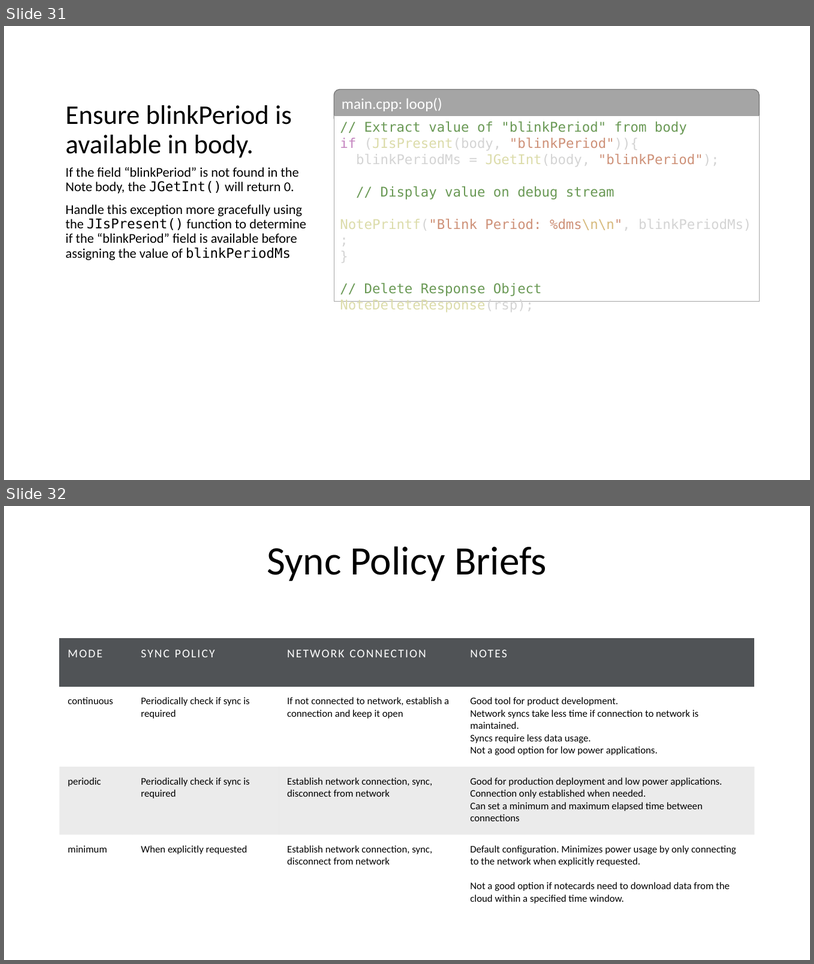
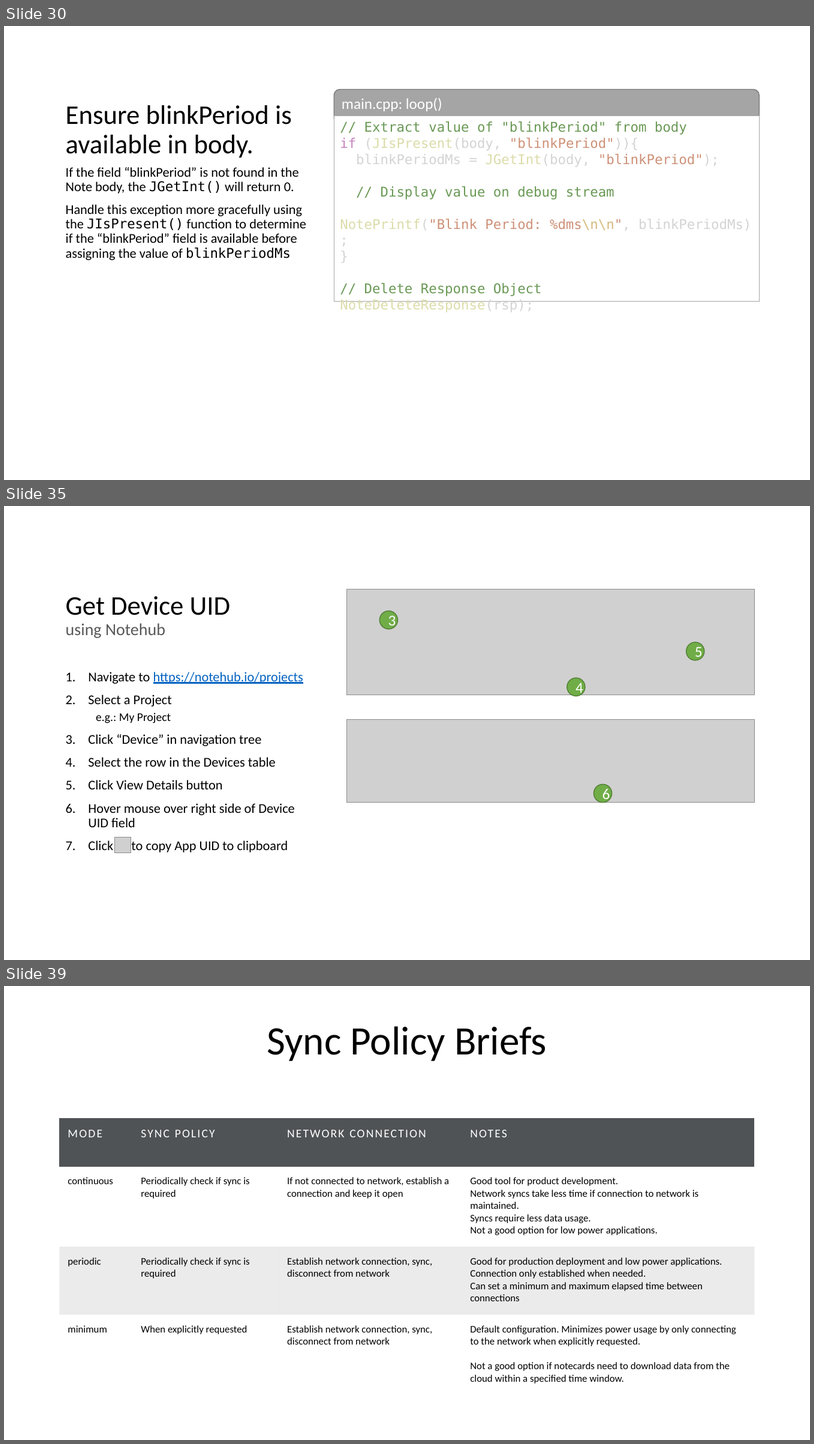
Before and after one commit to blues/note-tutorials, a slide deck: Host Firmware Tutorial.pptx. Shown one above the other, each under a label of ours: slides 31 and 32 before the commit, slides 30, 35 and 39 after it; the slides between them are not shown. The pictures are 814x964 and 814x1444 pixels, drawn with LibreOffice and Linux fonts; fonts in the diff are those of the drawing; grey boxes stand for pictures; background and template pictures are left out. Boxes give left, top, right and bottom in pixels: in the first picture for what was removed or moved away, otherwise in the second. Text is boxed around its words. In the diff, an @@ line names an element or a change of style, - is before the commit and + after.

Commit message:
Adds tutorial outline for creating a QI-file
Outlines procedure in powerpoint with screenshots and command to
be copied/pasted.

Minor changes to source code to support tutorial addition

```diff
--- a/Host Firmware Tutorial.pptx
+++ b/Host Firmware Tutorial.pptx
@@ slide 35 added at bbox=[4, 506, 810, 960], background #FFFFFF @@
@@ picture added at bbox=[347, 589, 755, 696] @@
@@ title added at bbox=[66, 596, 231, 638], 32 pt, text #000000 @@
+Get Device UID
+using Notehub
@@ ellipse added at bbox=[380, 610, 398, 629], fill #70AD47, outline #538035 1 pt, 18 pt, text #FFFFFF @@
+3
@@ ellipse added at bbox=[687, 642, 705, 660], fill #70AD47, outline #538035 1 pt, 18 pt, text #FFFFFF @@
+5
@@ text added at bbox=[88, 672, 303, 852], 16 pt, text #000000 @@
+1. Navigate to https://notehub.io/projects
+2. Select a Project
+  e.g.: My Project
+3. Click “Device” in navigation tree
+4. Select the row in the Devices table
+5. Click View Details button
+6. Hover mouse over right side of Device UID field
+7. Click to copy App UID to clipboard
@@ ellipse added at bbox=[567, 678, 585, 696], fill #70AD47, outline #538035 1 pt, 18 pt, text #FFFFFF @@
+4
@@ picture added at bbox=[347, 720, 755, 802] @@
@@ ellipse added at bbox=[594, 784, 612, 802], fill #70AD47, outline #538035 1 pt, 18 pt, text #FFFFFF @@
+6
@@ picture added at bbox=[115, 837, 131, 853] @@
@@ what was slide 31 is now slide 30 @@
@@ what was slide 32 is now slide 39 @@
```
Also in this commit, not shown: 5 slides changed, 8 other slides added, 2 slides removed, 1 other file.
